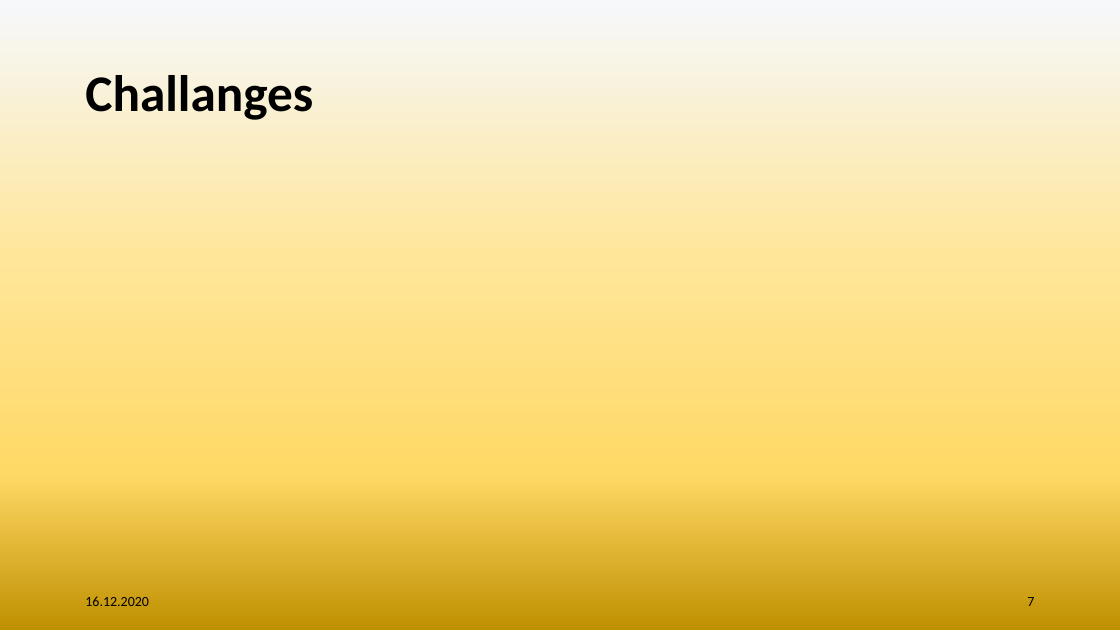
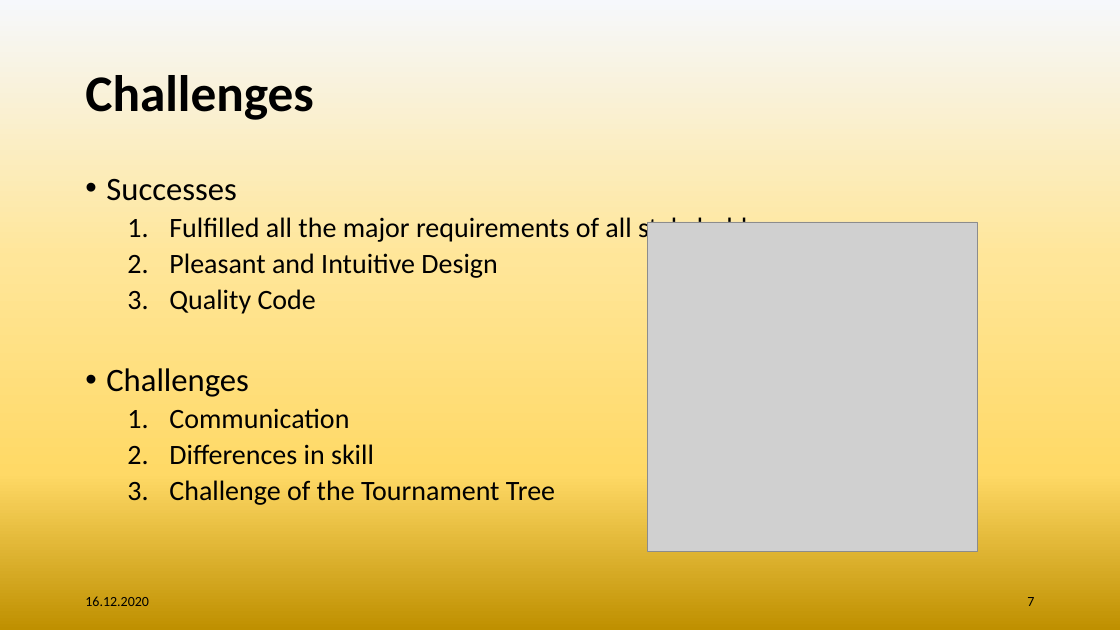
Before and after one commit to BuecAle/TournamentGenerator_ISD, a slide deck: slide 7 of notes/Tournament Generator Presentation.pptx. Drawn at 1120x630 pixels with LibreOffice and Linux fonts; fonts in the diff are those of the drawing; grey boxes stand for pictures; background and template pictures are left out. Boxes give left, top, right and bottom in pixels: in the first picture for what was removed or moved away, otherwise in the second. Text is boxed around its words. In the diff, an @@ line names an element or a change of style, - is before the commit and + after.

Commit message:
Update Tournament Generator Presentation.pptx
Update Final Presentation

```diff
--- a/notes/Tournament Generator Presentation.pptx
+++ b/notes/Tournament Generator Presentation.pptx
@@ title at (x1=85, y1=75, x2=313, y2=120): text changed @@
-Challanges
+Challenges
@@ text added at (x1=106, y1=178, x2=782, y2=505), 24 pt, text #000000 @@
+• Successes
+  1. Fulfilled all the major requirements of all stakeholders
+  2. Pleasant and Intuitive Design
+  3. Quality Code
+• Challenges
+  1. Communication
+  2. Differences in skill
+  3. Challenge of the Tournament Tree
@@ picture added at (x1=647, y1=222, x2=977, y2=552) @@
```
Also in this commit, not shown: 3 other slides changed.
